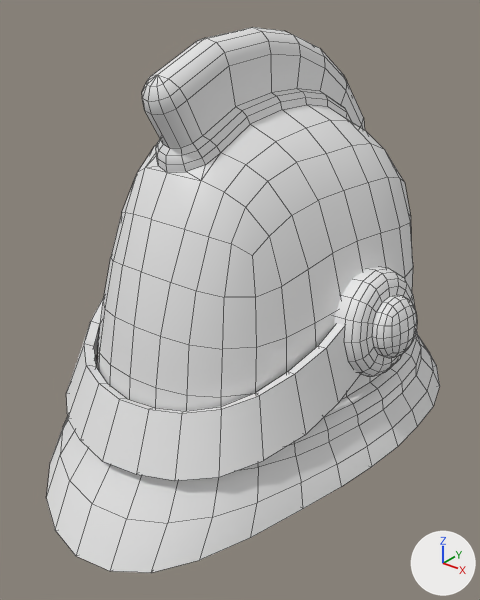
What one commit did to the Blender file Attires_Modular/Attires_Hats/Attire_Hat_FirefighterBrigadierHelmet/Attire_Hat_FirefighterBrigadierHelmet.blend.
Before and after are seen from a camera (50 mm lens) standing at (0.235, -0.312, 0.287) and looking at (0.003, -0.021, 0.107). The lights are fixed; the arrows at lower right show +X, +Y and +Z. The older version comes first. Mesh edges are drawn as thin lines.

The first picture shows 'Attire_Hat_FirefighterBrigadierHelmet'.
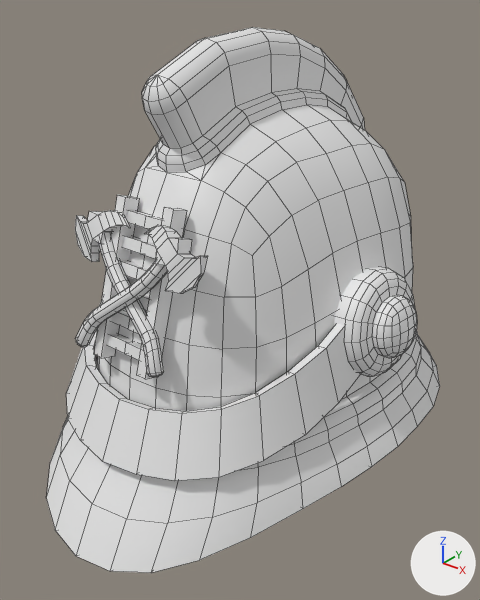
What differs and where, as boxes [x1, y1, x2, y2] in the pictures (480 x 600 px):
part 1 of me_attire_hat_firefighterbrigadierhelmet, added: after [75, 195, 207, 379]

The edits, one by one:
me_attire_hat_firefighterbrigadierhelmet is used by ob_attire_hat_firefighterbrigadierhelmet; location (0.0, 0.0, 0.0).
me_attire_hat_firefighterbrigadierhelmet had 1049 vertices, 1070 faces and spanned x -0.109..0.109, y -0.16..0.144, z 0.0..0.263.
me_attire_hat_firefighterbrigadierhelmet now has 1391 vertices, 1384 faces and spans x -0.109..0.109, y -0.16..0.144, z 0.0..0.263.
me_attire_hat_firefighterbrigadierhelmet part 1: 342 vertices added at x -0.047..0.047, y -0.125..-0.084, z 0.102..0.187.
